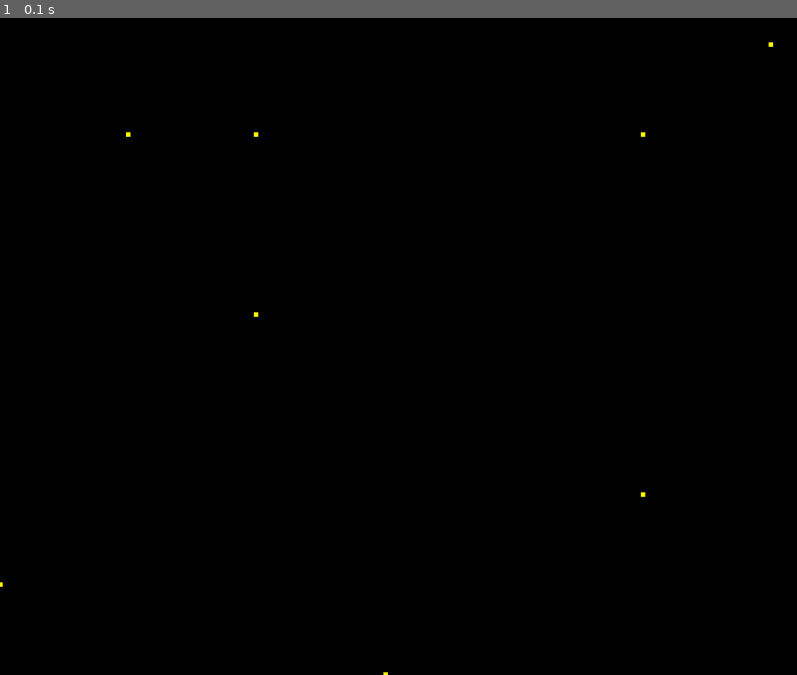
Above: before the commit, frame 1.
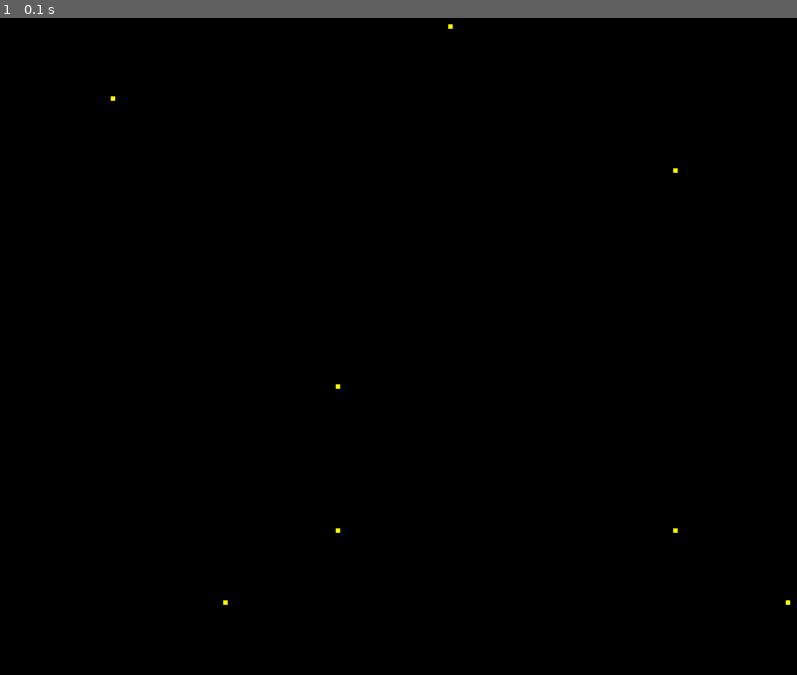
Above: after the commit, the same moment.

Repository: Stytch/H3DPyOpenGL
Game: pygame game, started from HelloOpenGL.py
Two runs of this game, one before a commit and one after it. Both use one fixed random seed, a clock stepped at 60 frames per second and the inputs below.
Inputs:
- Up to frame 1 (0.1 s): no input

The runs differ from the first frame. In frame 1, less than 0.1% of the frame differs, in the area x 0-100%, y 0-100%.

Commit message:
[HelloOpenGL]fix : orientation + redraw matrix

Diff:
--- a/HelloOpenGL.py
+++ b/HelloOpenGL.py
@@ -35,21 +35,23 @@
         for i in range(width_len):
             star_value = my_matrix[j][i]
             if star_value != 0:
-                y = int((j * ortho[1]) / depth_len)
+                y = ortho[1] - int((j * ortho[1]) / depth_len)  # inverse depth position
                 x = int((i * ortho[0]) / width_len)
                 stars.append((x,y))
 
     return stars
 
 
-A = [[0, 0, 0, 1, 0, 0, 0],
-    [1, 0, 0, 0, 0, 0, 0],
-    [0, 0, 0, 0, 0, 1, 0],
-    [0, 0, 0, 0, 0, 0, 0],
-    [0, 0, 1, 0, 0, 0, 0],
-    [0, 0, 0, 0, 0, 0, 0],
-    [0, 1, 1, 0, 0, 1, 0],
-    [0, 0, 0, 0, 0, 0, 1],
+A = [[0, 0, 0, 0, 0, 0, 0, 0],
+    [0, 0, 0, 0, 1, 0, 0, 0],
+    [0, 1, 0, 0, 0, 0, 0, 0],
+    [0, 0, 0, 0, 0, 0, 1, 0],
+    [0, 0, 0, 0, 0, 0, 0, 0],
+    [0, 0, 0, 0, 0, 0, 0, 0],
+    [0, 0, 0, 1, 0, 0, 0, 0],
+    [0, 0, 0, 0, 0, 0, 0, 0],
+    [0, 0, 0, 1, 0, 0, 1, 0],
+    [0, 0, 1, 0, 0, 0, 0, 1],
     ]
 
 my_ortho = (640, 480)
